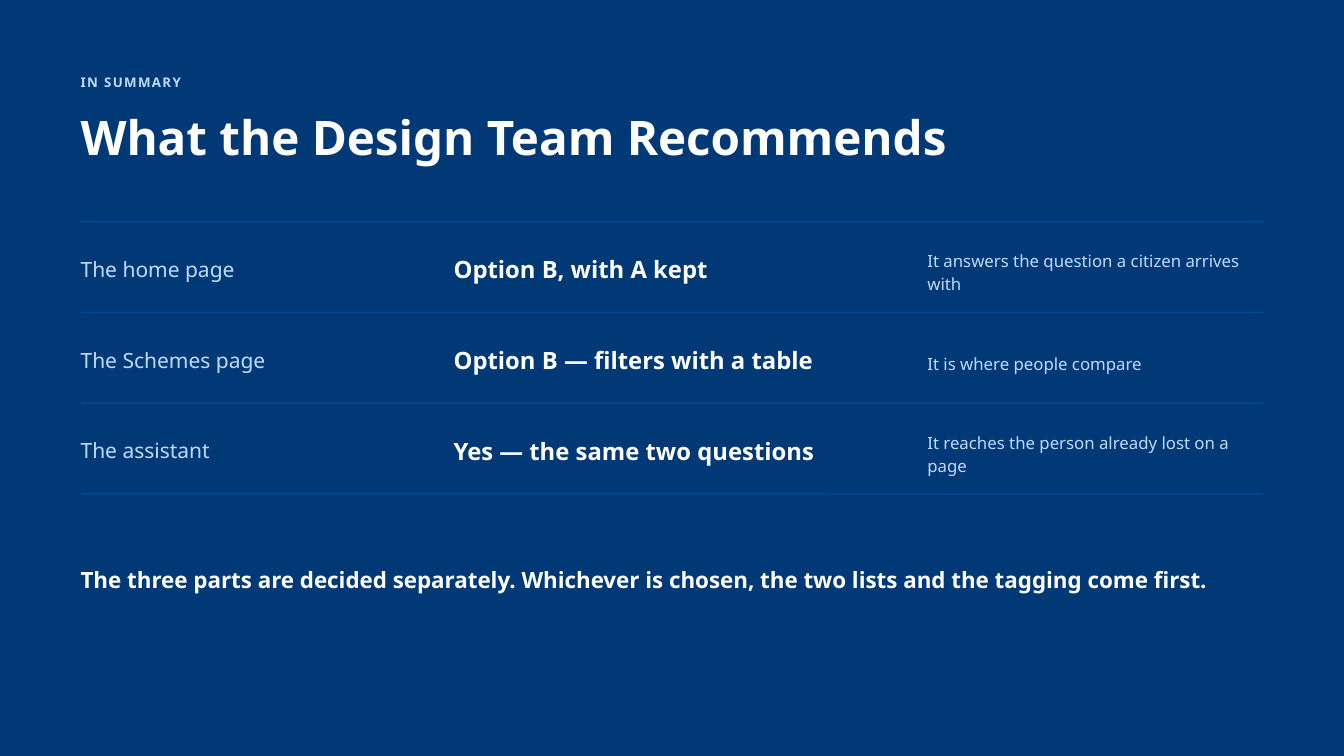
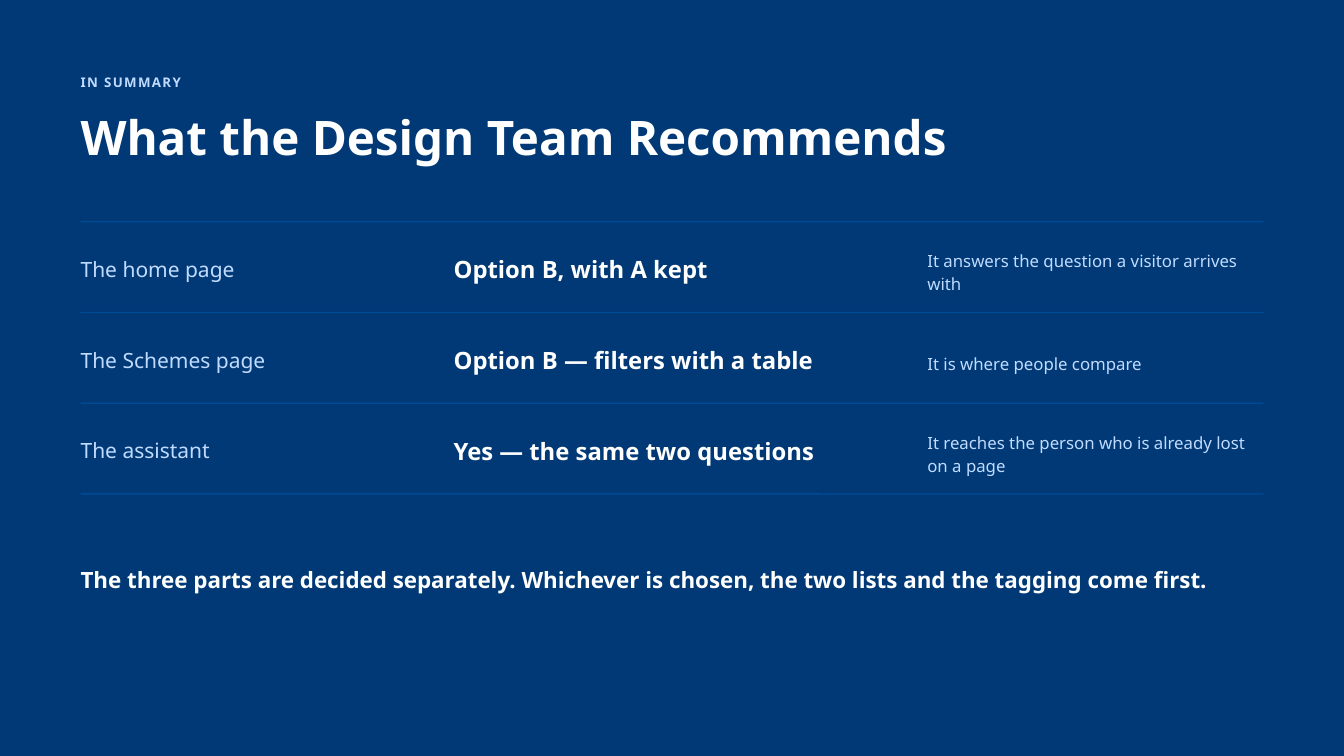
Before and after one commit to AkashShivanand/mosje, a slide deck: slide 13 of docs/plans/MoSJE-Service-Discovery-Options.pptx. Drawn at 1344x756 pixels with LibreOffice and Linux fonts; fonts in the diff are those of the drawing. Boxes give left, top, right and bottom in pixels: in the first picture for what was removed or moved away, otherwise in the second. Text is boxed around its words. In the diff, an @@ line names an element or a change of style, - is before the commit and + after.

Commit message:
feat(service-discovery): the deck in plain words, the earlier Schemes layouts, and a data-sources report
The option pages lose their verdicts, as the review asked: each says what
the option is, how it works and why it helps, in words a school-leaver can
read. The Two Questions answer shows both choices, three schemes with a
View details link each and no apply button, and one link to the Schemes
page filtered to the same answers. One Tap opens with a band for the one
portal or helpline the Department runs for the chosen group, where it has
one, with a link only where the site answered when checked. The scheme
type comes off every card and row: every scheme here is centrally backed.

The two Schemes-page options return to the layouts from before the review
with the review's asks applied — two filters, no counts, greyed filters,
paged results — reading every field from the master, with the row of
faces on one grid and a fixed label height so it aligns.

docs/research/service-discovery-data-sources.md is generated from the
master: every group, kind of support, portal, link and scheme with its
source, the link checks of 9 September, and what is still unverified.
Both before/after pages now carry their pictures inside the file. The
renderer draws a video's poster frame so the PDF shows every screen.

```diff
--- a/docs/plans/MoSJE-Service-Discovery-Options.pptx
+++ b/docs/plans/MoSJE-Service-Discovery-Options.pptx
@@ text at (x1=927, y1=254, x2=1237, y2=290): text changed @@
-It answers the question a citizen arrives with
+It answers the question a visitor arrives with
@@ text at (x1=927, y1=436, x2=1245, y2=476): text changed @@
-It reaches the person already lost on a page
+It reaches the person who is already lost on a page
```
Also in this commit, not shown: 11 other slides changed, 59 other files.
